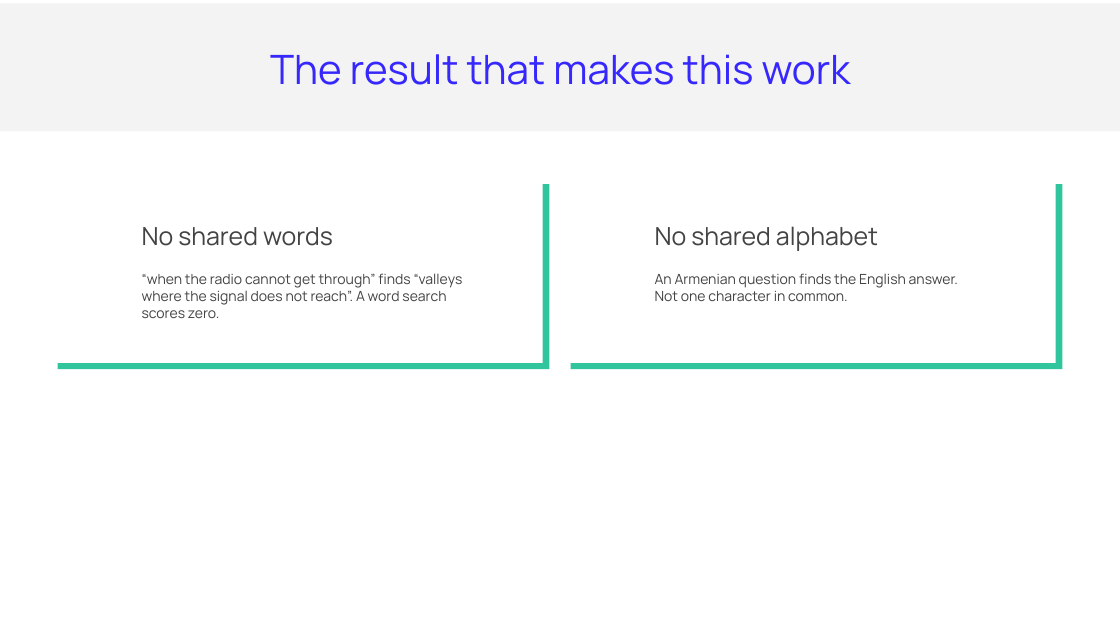
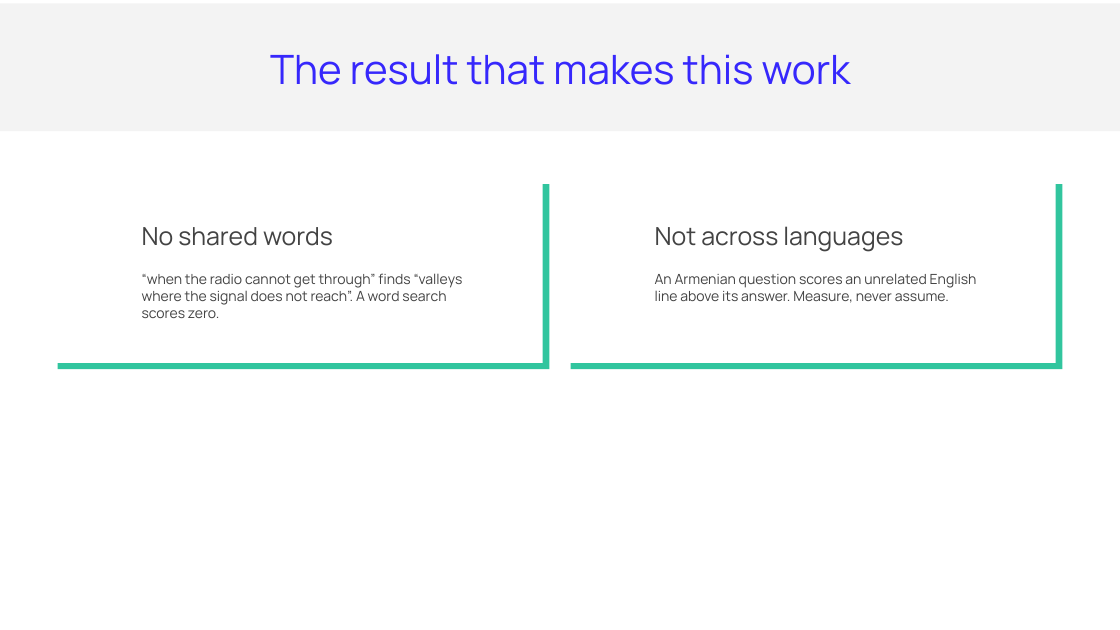
Before and after one commit to ArtyoMKo/tumo_month_workshop, a slide deck: slide 6 of slides/Lesson 4 - Embeddings and Semantic Search.pptx. Drawn at 1120x630 pixels with LibreOffice and Linux fonts; fonts in the diff are those of the drawing. Boxes give left, top, right and bottom in pixels: in the first picture for what was removed or moved away, otherwise in the second. Text is boxed around its words. In the diff, an @@ line names an element or a change of style, - is before the commit and + after.

```diff
--- a/slides/Lesson 4 - Embeddings and Semantic Search.pptx
+++ b/slides/Lesson 4 - Embeddings and Semantic Search.pptx
@@ text at bbox=[655, 226, 903, 252]: text changed @@
-No shared alphabet
+Not across languages
@@ text at bbox=[655, 273, 977, 303]: text changed @@
-An Armenian question finds the English answer. Not one character in common.
+An Armenian question scores an unrelated English line above its answer. Measure, never assume.
```
Also in this commit, not shown: 1 other slide changed, 35 other files.
